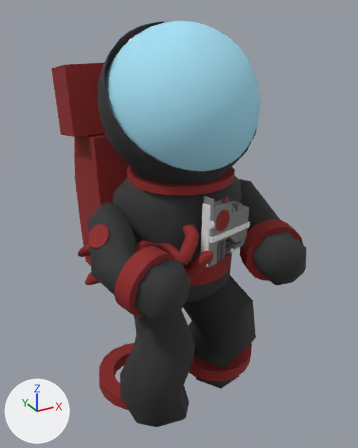
A saved change to the FBX model Assets/Resourse/Models/A_dogslime_jump.FBX.
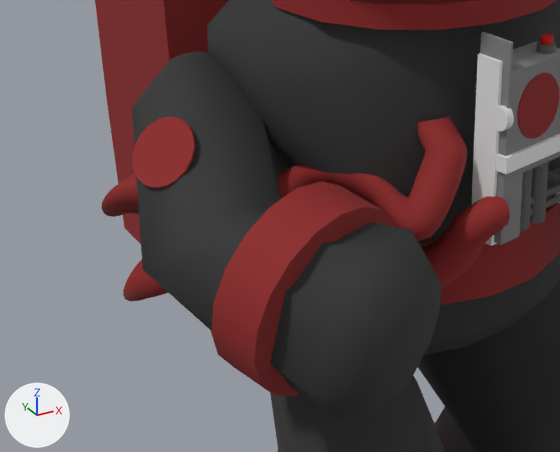
Each version appears first whole from a 50 mm camera at (-1.309, -0.961, 2.436) aimed at (0.058, 1.524, 1.193), and next in a close-up on the part from 12% to 64% of the width and 41% to 75% of the height. Arrows for +X, +Y and +Z are at lower left; the lights stay in place. Where no turn or scale is listed for an object, it has been applied to the vertices. Vertices at the same position are counted once.

Objects in the first close-up: 'Box014', 'Box016', 'Box018', 'Loft004', 'Loft005', 'Tube007', 'Tube011', 'Tube012', 'arm001', 'body001', 'leg001', 'leg_mir001'.
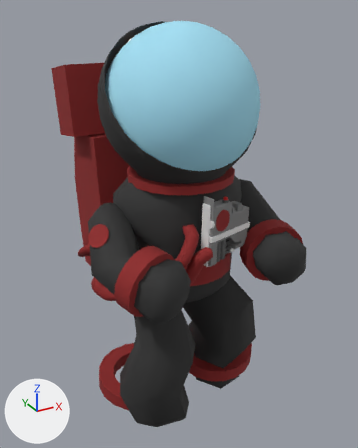
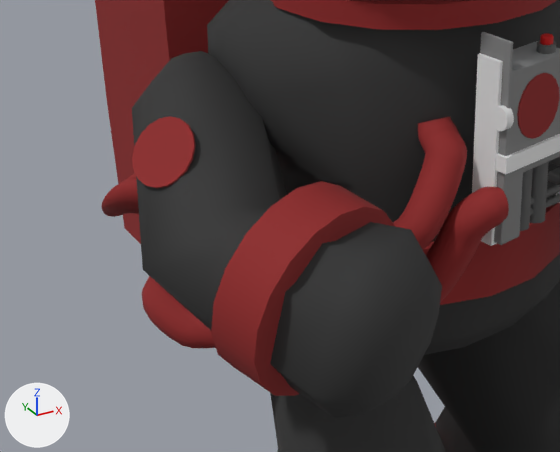
Changed parts and their boxes (x1, y1, x2, y2) in the close-ups (560 x 452 px; the box of a moved part takes in the faces that stretch with it):
'Loft005', reshaped
    before: (102, 117, 467, 241)
    after: (102, 117, 467, 250)
'Loft004', reshaped
    before: (123, 196, 510, 301)
    after: (142, 187, 509, 348)
part 1 of me_mesh_024, moved or reshaped
    before: (278, 120, 458, 241)
    after: (393, 120, 458, 250)

Edits to the bpy script that builds the scene:
```text
Change me_mesh_023:
    used by ob_loft004; location = (-0.287, 1.441, 0.999)
    remove me_mesh_023.from_pydata(...)  # 1176 vertices, 2348 faces; spans x -0.257..0.284, y -0.424..0.427, z -0.175..0.236
    add me_mesh_023.from_pydata(...)  # 1176 vertices, 2348 faces; spans x -0.217..0.274, y -0.427..0.405, z -0.191..0.256
    me_mesh_023 part 2: 1176 of 1176 vertices moved; they spanned x -0.257..0.284, y -0.424..0.427, z -0.175..0.236 and now span x -0.217..0.274, y -0.427..0.405, z -0.191..0.256; mean shift (-0.001, -0.023, -0.037); largest move (-0.186, 0.032, -0.038) -> (-0.156, -0.004, -0.164)
Change me_mesh_024:
    used by ob_loft005; location = (-0.303, 1.453, 1.126)
    remove me_mesh_024.from_pydata(...)  # 1176 vertices, 2348 faces; spans x -0.267..0.266, y -0.406..0.433, z -0.12..0.231
    add me_mesh_024.from_pydata(...)  # 1176 vertices, 2348 faces; spans x -0.267..0.266, y -0.406..0.433, z -0.174..0.231
    me_mesh_024 part 1: 707 of 1176 vertices moved; they spanned x -0.201..0.261, y -0.406..-0.009, z 0.015..0.23 and now span x -0.184..0.261, y -0.406..-0.027, z -0.174..0.229; mean shift (-0.012, -0.011, -0.077); largest move (-0.113, -0.154, 0.073) -> (-0.106, -0.172, -0.133)
```
